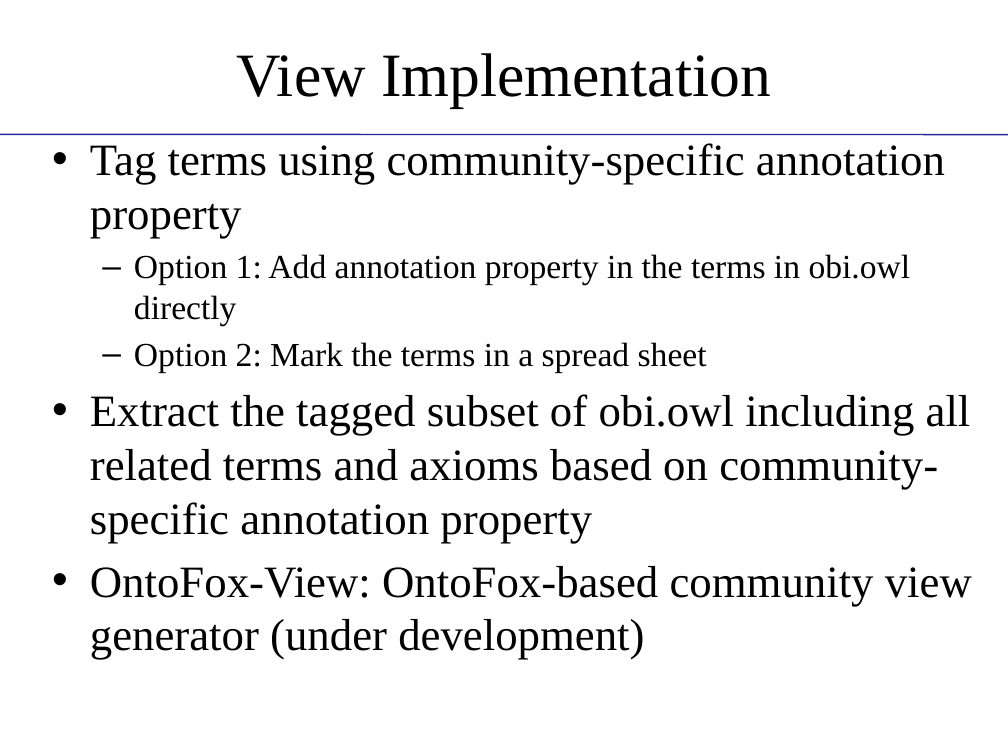
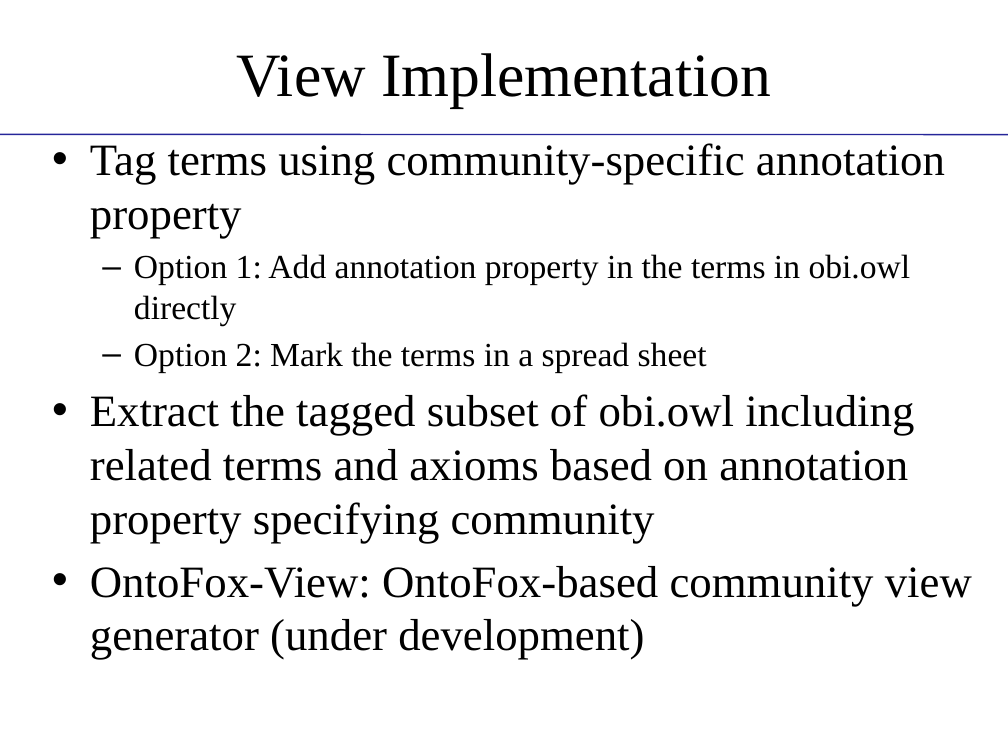
Before and after one commit to obi-ontology/obi-legacy-svn, a slide deck: slide 14 of trunk/docs/presentations/OBI tutorial July 2011 ICBO/MIREOT-View.pptx. Drawn at 1008x756 pixels with LibreOffice and Linux fonts; fonts in the diff are those of the drawing; background and template pictures are left out. Boxes give left, top, right and bottom in pixels: in the first picture for what was removed or moved away, otherwise in the second. Text is boxed around its words. In the diff, an @@ line names an element or a change of style, - is before the commit and + after.

Commit message:
Corrected typos, clarified some points, added citation to paper, removed 'easy to use' - let people decide that themselves, adjusted acknowlegements, changed 'all axioms' to 'axioms', removed science commons logo

```diff
--- a/trunk/docs/presentations/OBI tutorial July 2011 ICBO/MIREOT-View.pptx
+++ b/trunk/docs/presentations/OBI tutorial July 2011 ICBO/MIREOT-View.pptx
@@ text at <box>90,394,914,543</box>: text changed @@
-• Extract the tagged subset of obi.owl including all related terms and axioms based on community-specific annotation property
+• Extract the tagged subset of obi.owl including related terms and axioms based on annotation property specifying community
```
Also in this commit, not shown: 12 other slides changed.
